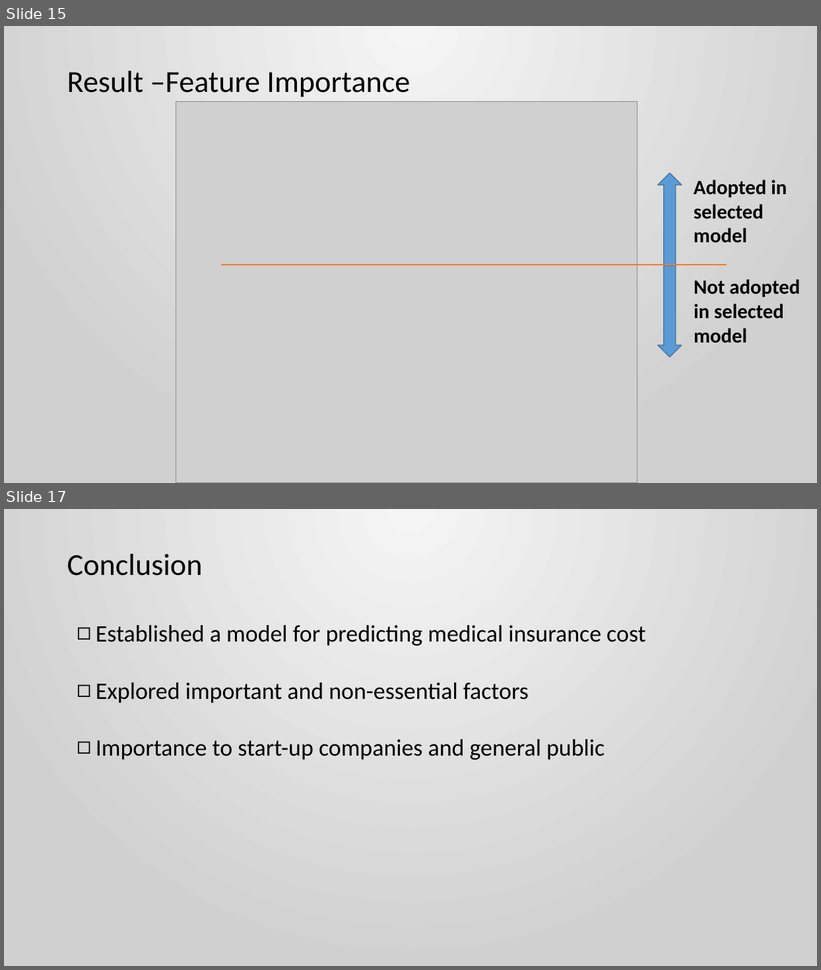
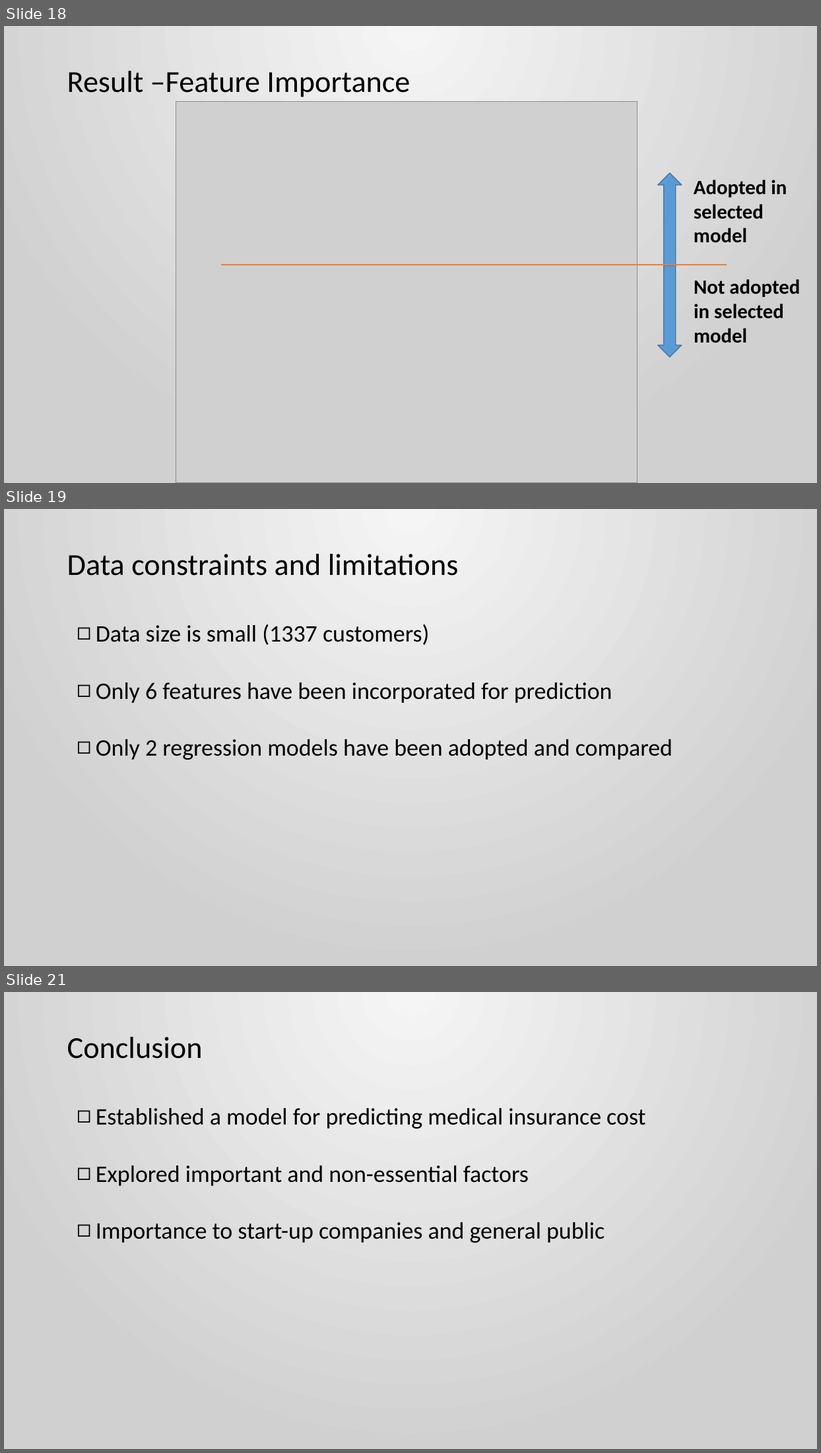
Before and after one commit to ronald55699/Capstone-2, a slide deck: Report/Capstone 2 Presentation.pptx. Shown one above the other, each under a label of ours: slides 15 and 17 before the commit, slides 18, 19 and 21 after it; the slides between them are not shown. The pictures are 821x970 and 821x1453 pixels, drawn with LibreOffice and Linux fonts; fonts in the diff are those of the drawing; grey boxes stand for pictures. Boxes give left, top, right and bottom in pixels: in the first picture for what was removed or moved away, otherwise in the second. Text is boxed around its words. In the diff, an @@ line names an element or a change of style, - is before the commit and + after.

```diff
--- a/Report/Capstone 2 Presentation.pptx
+++ b/Report/Capstone 2 Presentation.pptx
@@ slide 19 added at box(4, 509, 817, 966), background gradient #F6F6F6 to #D2D1D1 @@
@@ text added at box(67, 554, 459, 576), 36 pt, text #000000 @@
+Data constraints and limitations
@@ text added at box(96, 625, 673, 760), 28 pt, text #000000 @@
+◻ Data size is small (1337 customers)
+◻ Only 6 features have been incorporated for prediction
+◻ Only 2 regression models have been adopted and compared
@@ what was slide 15 is now slide 18 @@
@@ what was slide 17 is now slide 21 @@
```
Also in this commit, not shown: 4 slides changed, 4 other slides added, 1 other file.
